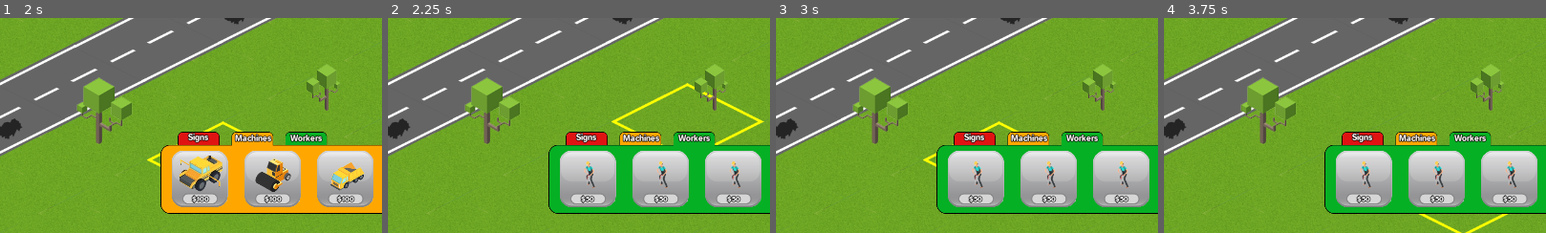
Above: before the commit, frames 1-4 (left to right).
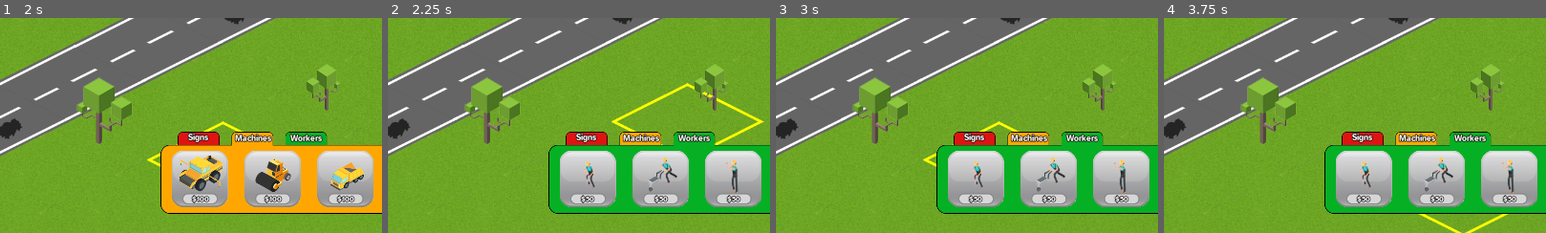
Above: after the commit, the same moments.

Repository: Machalord/Global-Game-Jam-2020
Game: Godot game, scene res://game.tscn
The game is run twice, just before and just after one commit, with the same random seed, the same clock (stepped at 60 frames per second) and the same inputs. The project has no main scene, so this scene is started directly.
Inputs:
- Up to frame 1 (2 s): click "Signs" at 0.5 s; click "Machines" at 1.25 s
- Up to frame 2 (2.25 s): click "Workers" at 2 s
- Up to frame 3 (3 s): click "$50" at 2.75 s
- Up to frame 4 (3.75 s): click "$50" at 3.5 s
The pictures show only the part of the screen within x 50-100%, y 50-100%; the shares and areas given below are measured in that part.

Frame 1 is identical in both runs. In frame 2, 0.6% of the frame differs, in the area x 68-93%, y 64-82%; in frame 3, 0.6%; in frame 4, 0.6%.

Commit message:
hud

Diff:
--- a/escenas/Hud.tscn
+++ b/escenas/Hud.tscn
@@ -17,6 +17,8 @@
 [ext_resource path="res://aplanadora.png" type="Texture" id=15]
 [ext_resource path="res://laQuePinta.png" type="Texture" id=16]
 [ext_resource path="res://cono.png" type="Texture" id=17]
+[ext_resource path="res://obrero carretilla.png" type="Texture" id=18]
+[ext_resource path="res://obrero baila.png" type="Texture" id=19]
 
 [sub_resource type="DynamicFont" id=1]
 size = 24
@@ -408,12 +410,13 @@
 margin_right = 286.0
 margin_bottom = 645.0
 price = 50
-tool_id = 1
+tool_id = 6
 texture = ExtResource( 14 )
 
 [node name="icon" parent="buttons/buttons3/button7" index="0"]
 scale = Vector2( 1, 1 )
-texture = ExtResource( 14 )
+texture = ExtResource( 18 )
+hframes = 2
 
 [node name="button6" parent="buttons/buttons3" instance=ExtResource( 11 )]
 margin_left = 286.0
@@ -422,11 +425,12 @@
 margin_bottom = 645.0
 price = 50
 tool_id = 1
-texture = ExtResource( 14 )
+texture = ExtResource( 19 )
 
 [node name="icon" parent="buttons/buttons3/button6" index="0"]
 scale = Vector2( 1, 1 )
-texture = ExtResource( 14 )
+texture = ExtResource( 19 )
+hframes = 6
 
 [node name="buttons2" type="Node2D" parent="buttons"]
 visible = false
--- a/game.gd
+++ b/game.gd
@@ -30,7 +30,7 @@
 			break
 
 	if not ocupado:
-		if Global.herramienta == Herramienta.cono and Global.money > 10 and Global.actionTimer < 0:
+		if Global.herramienta == Herramienta.cono and Global.money > 1 and Global.actionTimer < 0:
 			var hayCono = false;
 			for n in get_tree().get_nodes_in_group("Conos"):
 				if n.isMouseOver() :
@@ -38,6 +38,13 @@
 					break
 			if(!hayCono):
 				Global.money -=1
+				Global.actionTimer = 0.2
+				var spawn = conoInstance.instance()
+				spawn.position = position
+				add_child(spawn)
+
+		if Global.herramienta == Herramienta.obreroBaila and Global.money > 50 and Global.actionTimer < 0:
+				Global.money -=50
 				Global.actionTimer = 0.2
 				var spawn = conoInstance.instance()
 				spawn.position = position
@@ -92,4 +99,5 @@
 	cono = 4,
 	volcador = 5
 	obreroCarretilla=6
+	obreroBaila=7
 }
Not shown: 1 places in escenas/Hud.tscn that only renumber resources
